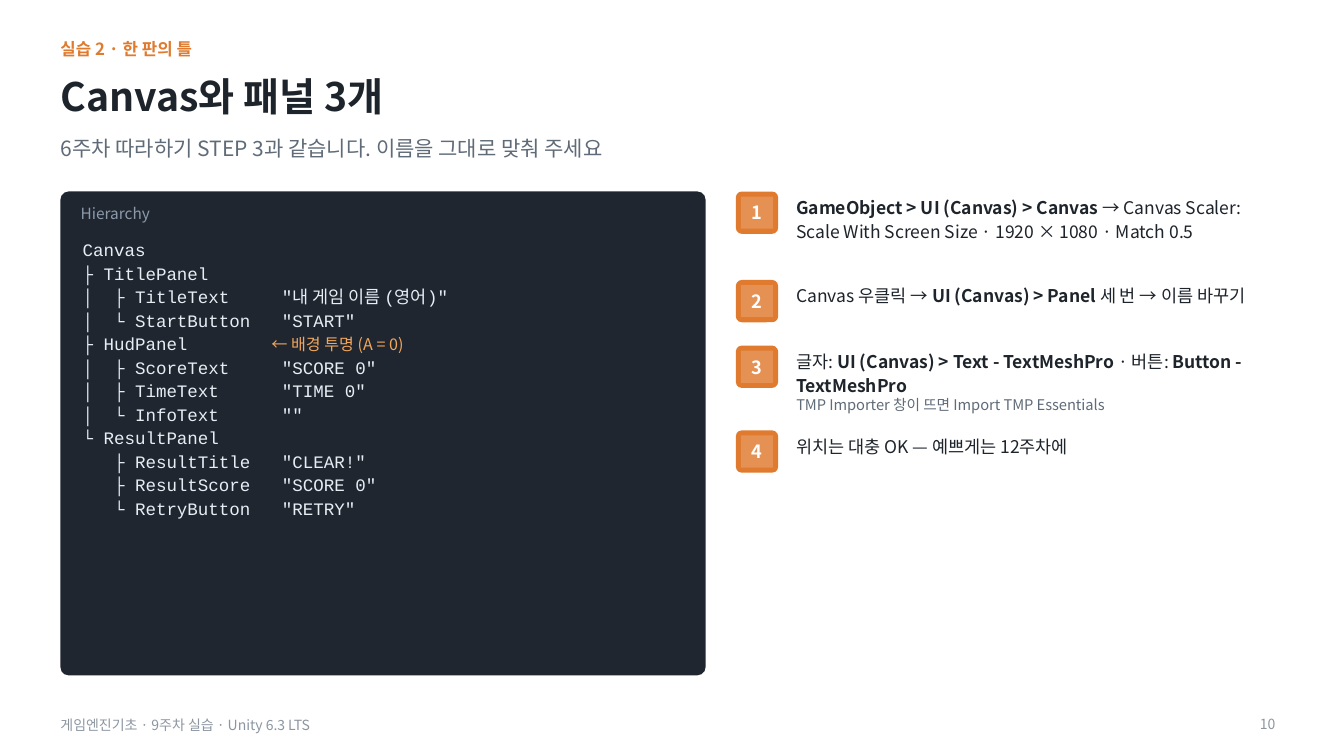
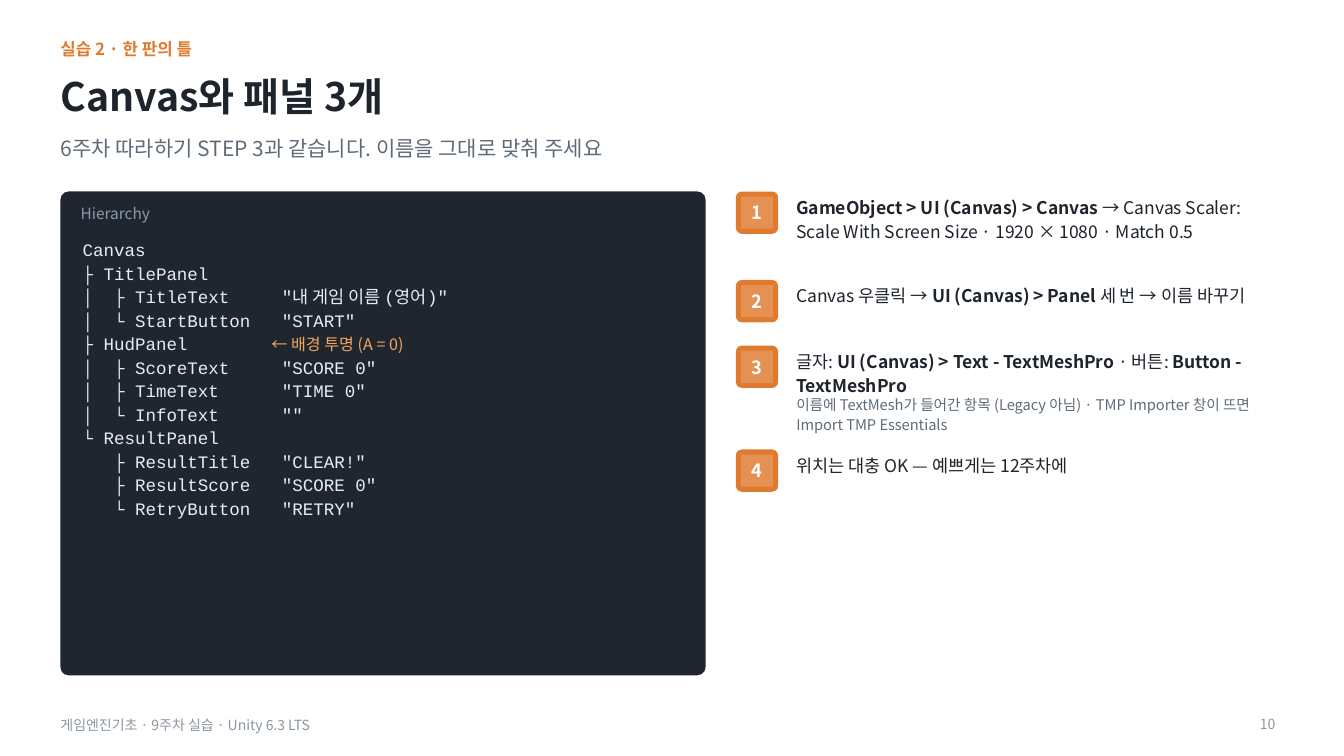
Before and after one commit to iplay-garden/game-engine-basics, a slide deck: slide 10 of 9주차/한국어/게임엔진기초_9주차_오프라인_실습슬라이드.pptx. Drawn at 1344x756 pixels with LibreOffice and Linux fonts; fonts in the diff are those of the drawing. Boxes give left, top, right and bottom in pixels: in the first picture for what was removed or moved away, otherwise in the second. Text is boxed around its words. In the diff, an @@ line names an element or a change of style, - is before the commit and + after.

```diff
--- a/9주차/한국어/게임엔진기초_9주차_오프라인_실습슬라이드.pptx
+++ b/9주차/한국어/게임엔진기초_9주차_오프라인_실습슬라이드.pptx
@@ text at [796, 398, 1250, 434]: text changed @@
-TMP Importer 창이 뜨면 Import TMP Essentials
+이름에 TextMesh가 들어간 항목 (Legacy 아님) · TMP Importer 창이 뜨면 Import TMP Essentials
@@ 2 texts, 1 rounded rectangle, 1 rectangle: place and size @@
-2 texts, 1 rounded rectangle, 1 rectangle at [736, 431, 1068, 473]
+2 texts, 1 rounded rectangle, 1 rectangle at [736, 450, 1068, 492]
```
Also in this commit, not shown: 3 other slides changed, 3 other files.
